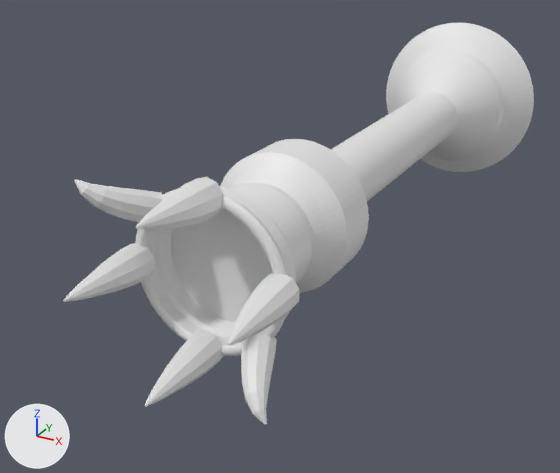
The OBJ model landstalker/data/proxies/brazier_60.obj as it was, and as the next commit left it.
Camera for both pictures: a camera (50 mm lens) standing at (323.3, -189.7, 335.9) and looking at (292.1, -132.8, 307.5). Arrows for +X, +Y and +Z are at lower left; the lights stay in place. The first picture is the older version. Where no turn or scale is listed for an object, it has been applied to the vertices.

The first picture shows 'brazier_60'.
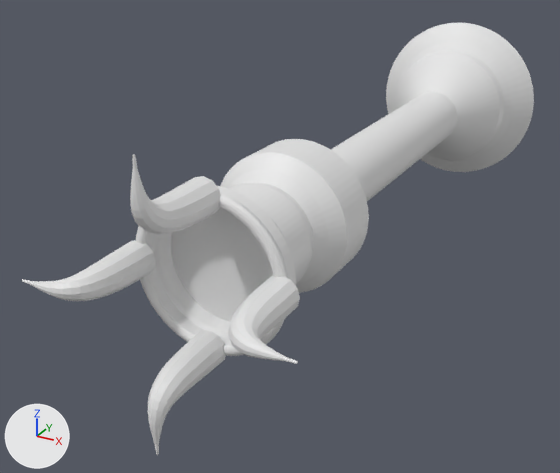
The change, as a diff of the scene's bpy script:
```diff
--- a/landstalker/data/proxies/brazier_60.obj.py
+++ b/landstalker/data/proxies/brazier_60.obj.py
@@ me_brazier_60 @@
 # used by ob_brazier_60; location = (0.0, 0.0, 0.0)
-me_brazier_60.from_pydata(...)  # 2654 vertices, 2764 faces; spans x 287.8..306.2, y -158.7..-96.0, z 303.8..322.2
+me_brazier_60.from_pydata(...)  # 3066 vertices, 3168 faces; spans x 287.0..307.0, y -158.5..-96.0, z 303.0..323.0
+# me_brazier_60 part 1: the loose piece of 72 vertices spanning x 301.3..303.8, y -158.7..-151.7, z 311.9..314.5 is rebuilt with 206 vertices and now spans x 301.2..307.0, y -158.5..-151.7, z 311.7..314.3
+# me_brazier_60 part 2: the loose piece of 72 vertices spanning x 290.2..292.7, y -158.7..-151.7, z 311.5..314.1 is rebuilt with 206 vertices and now spans x 287.0..292.8, y -158.5..-151.7, z 311.7..314.3
+# me_brazier_60 part 3: the loose piece of 72 vertices spanning x 295.6..298.0, y -158.7..-151.7, z 306.1..308.8 is rebuilt with 206 vertices and now spans x 295.7..298.3, y -158.5..-151.7, z 303.0..308.8
+# me_brazier_60 part 4: the loose piece of 62 vertices spanning x 299.9..303.8, y -156.1..-151.1, z 306.2..310.1 is deleted
+# me_brazier_60 part 5
+# 73 vertices are removed from x 293.1..298.4, y -158.7..-151.7, z 316.9..319.9
+# 96 faces are deleted
+# 61 vertices move from x 290.2..294.1, y -156.1..-151.1, z 315.9..319.8 to x 296.4..297.6, y -158.5..-157.5, z 319.9..323.0
+# 130 vertices are added at x 295.7..298.3, y -158.4..-151.7, z 317.2..323.0
+# 8 new vertices lie (0.0, 1.1, 0.0) away from vertices in x 295.9..298.1, y -152.8, z 317.4..319.7
+# 7 new vertices lie (0.0, 0.7, 0.0) away from vertices in x 295.8..298.2, y -155.3..-155.2, z 318.6..319.8
+# 162 new faces join them
```

Pixel boxes (x1, y1, x2, y2) of what changed, in the pictures (560 x 473 px):
'brazier_60', reshaped (9% wider, 7% taller): before (63, 23, 534, 425); after (22, 23, 534, 455)
part 1 of me_brazier_60, rebuilt (22% taller): before (227, 273, 299, 346); after (228, 275, 300, 364)
part 2 of me_brazier_60, rebuilt (45% wider): before (63, 243, 155, 302); after (22, 240, 156, 301)
part 3 of me_brazier_60, rebuilt (62% taller): before (145, 330, 224, 407); after (148, 330, 226, 455)
part 4 of me_brazier_60, deleted: before (241, 331, 277, 425)
part 5 of me_brazier_60, reshaped: before (74, 177, 224, 230); after (130, 154, 221, 234)
